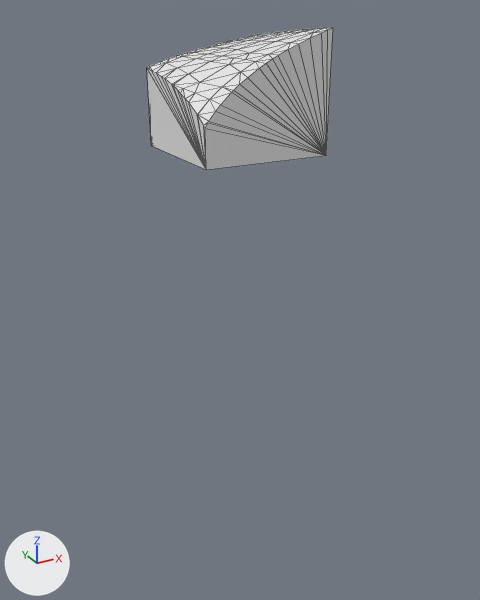
One commit to the glTF model assets/terrain/surface_pieces/surf_1_39.glb: the scene before it, then after it.
Both versions are drawn from a 50 mm lens placed at (-114.9, -110.3, -25.0), pointed at (-102.0, -87.0, -36.6). Lighting does not change. The marker at lower left points along +X, +Y and +Z. The older version comes first. Mesh edges are drawn as thin lines. Where no turn or scale is listed for an object, it has been applied to the vertices.

Objects in the first picture: 'geometry_0'.
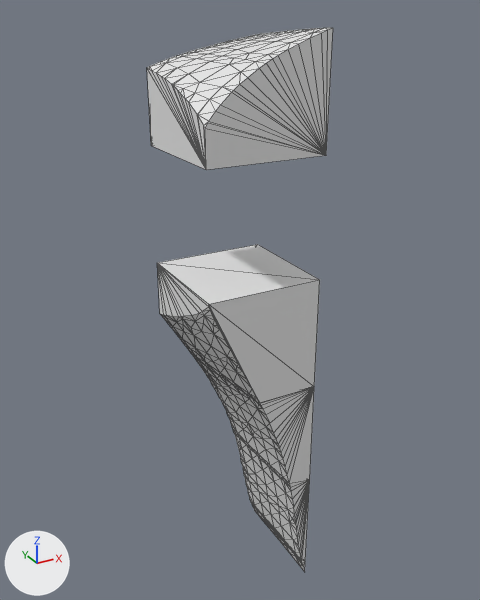
Pixel boxes (x1, y1, x2, y2) of what changed, in the pictures (480 x 600 px):
```json
{"object": "layer_2", "change": "added", "after": [157, 245, 320, 403]}
{"object": "layer_3", "change": "added", "after": [194, 357, 314, 487]}
{"object": "layer_4", "change": "added", "after": [234, 433, 310, 563]}
{"object": "layer_5", "change": "added", "after": [252, 504, 305, 572]}
```

Edits to the scene script, one JSON object a line:
```json
{"op": "add", "block": "me_layer_5", "code": ["me_layer_5 = bpy.data.meshes.new('layer_5')", "me_layer_5.from_pydata(...)  # 28 vertices, 52 faces; spans x -100.23..-100.0, y -90.0..-85.0, z -50.7..-50.0"]}
{"op": "add", "block": "me_layer_4", "code": ["me_layer_4 = bpy.data.meshes.new('layer_4')", "me_layer_4.from_pydata(...)  # 83 vertices, 162 faces; spans x -101.29..-100.0, y -90.0..-85.0, z -50.0..-45.0"]}
{"op": "add", "block": "me_layer_3", "code": ["me_layer_3 = bpy.data.meshes.new('layer_3')", "me_layer_3.from_pydata(...)  # 96 vertices, 188 faces; spans x -103.43..-100.0, y -90.0..-85.0, z -45.0..-40.0"]}
{"op": "add", "block": "me_layer_2", "code": ["me_layer_2 = bpy.data.meshes.new('layer_2')", "me_layer_2.from_pydata(...)  # 89 vertices, 174 faces; spans x -105.0..-100.0, y -90.0..-85.0, z -40.0..-35.0"]}
{"op": "add", "block": "ob_layer_5", "code": ["ob_layer_5 = bpy.data.objects.new('layer_5', me_layer_5)", "ob_layer_5.location = (0.0, 0.0, 0.0)"]}
{"op": "add", "block": "ob_layer_4", "code": ["ob_layer_4 = bpy.data.objects.new('layer_4', me_layer_4)", "ob_layer_4.location = (0.0, 0.0, 0.0)"]}
{"op": "add", "block": "ob_layer_3", "code": ["ob_layer_3 = bpy.data.objects.new('layer_3', me_layer_3)", "ob_layer_3.location = (0.0, 0.0, 0.0)"]}
{"op": "add", "block": "ob_layer_2", "code": ["ob_layer_2 = bpy.data.objects.new('layer_2', me_layer_2)", "ob_layer_2.location = (0.0, 0.0, 0.0)"]}
```
